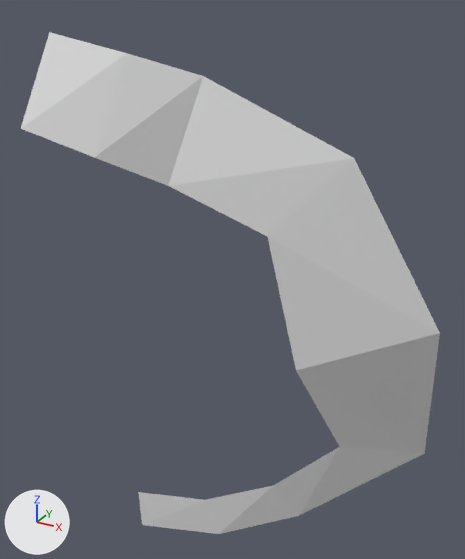
A saved change to the Blender file 31.07.2025_Character.blend.
Before and after are seen from a 50 mm lens placed at (0.117, -0.1667, 1.5331), pointed at (0.0837, -0.106, 1.5028). The lights are fixed; the arrows at lower left show +X, +Y and +Z.

The first picture shows 'Плоскость'.
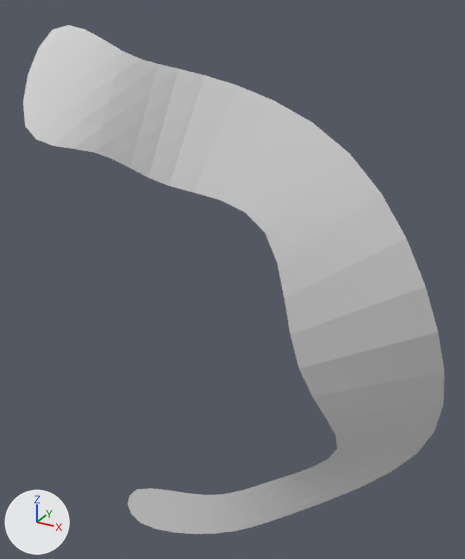
Boxes (x1, y1, x2, y2) around the edits, measured in the pictures (465 x 559 px):
'Плоскость', reshaped, modifiers changed: before (21, 32, 440, 534); after (23, 25, 444, 534)

The change, as a diff of the scene's bpy script:
```diff
--- a/31.07.2025_Character.blend.py
+++ b/31.07.2025_Character.blend.py
@@ me_плоскость @@
 # used by ob_плоскость; location = (0.0731, -0.1174, 1.5245); rotation_euler = (-1.571, 1.571, 0.0), in degrees (-90, 90, 0); scale = (0.004, 0.004, 0.004)
-me_плоскость.from_pydata(...)  # 18 vertices, 8 faces; spans x -1.4..15.9, y -8.4..1.0, z -1.1..6.1
+me_плоскость.from_pydata(...)  # 18 vertices, 8 faces; spans x -2.3..16.3, y -8.9..1.5, z -1.6..7.1
+# me_плоскость part 1: 18 of 18 vertices moved; they spanned x -1.4..15.9, y -8.4..1.0, z -1.1..6.1 and now span x -2.3..16.3, y -8.9..1.5, z -1.6..7.1; mean shift (-0.1, 0.0, 0.0); largest move (11.9, -8.2, 6.1) -> (12.5, -8.8, 7.1)
@@ ob_плоскость @@
 ob_плоскость.scale = (0.004, 0.004, 0.004)
+_m = ob_плоскость.modifiers.new('Подразделение', 'SUBSURF')
+_m.levels = 2
```
